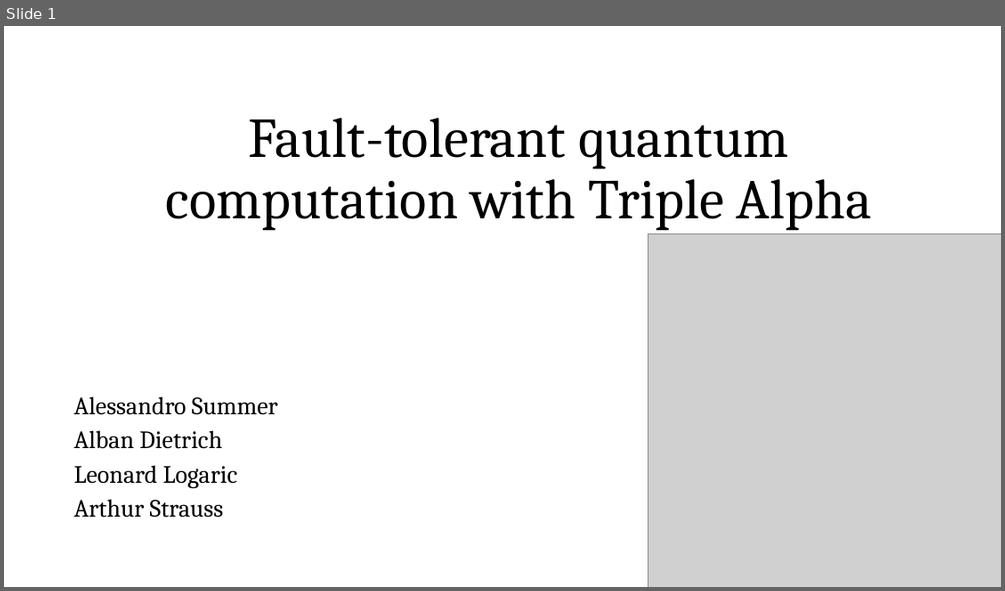
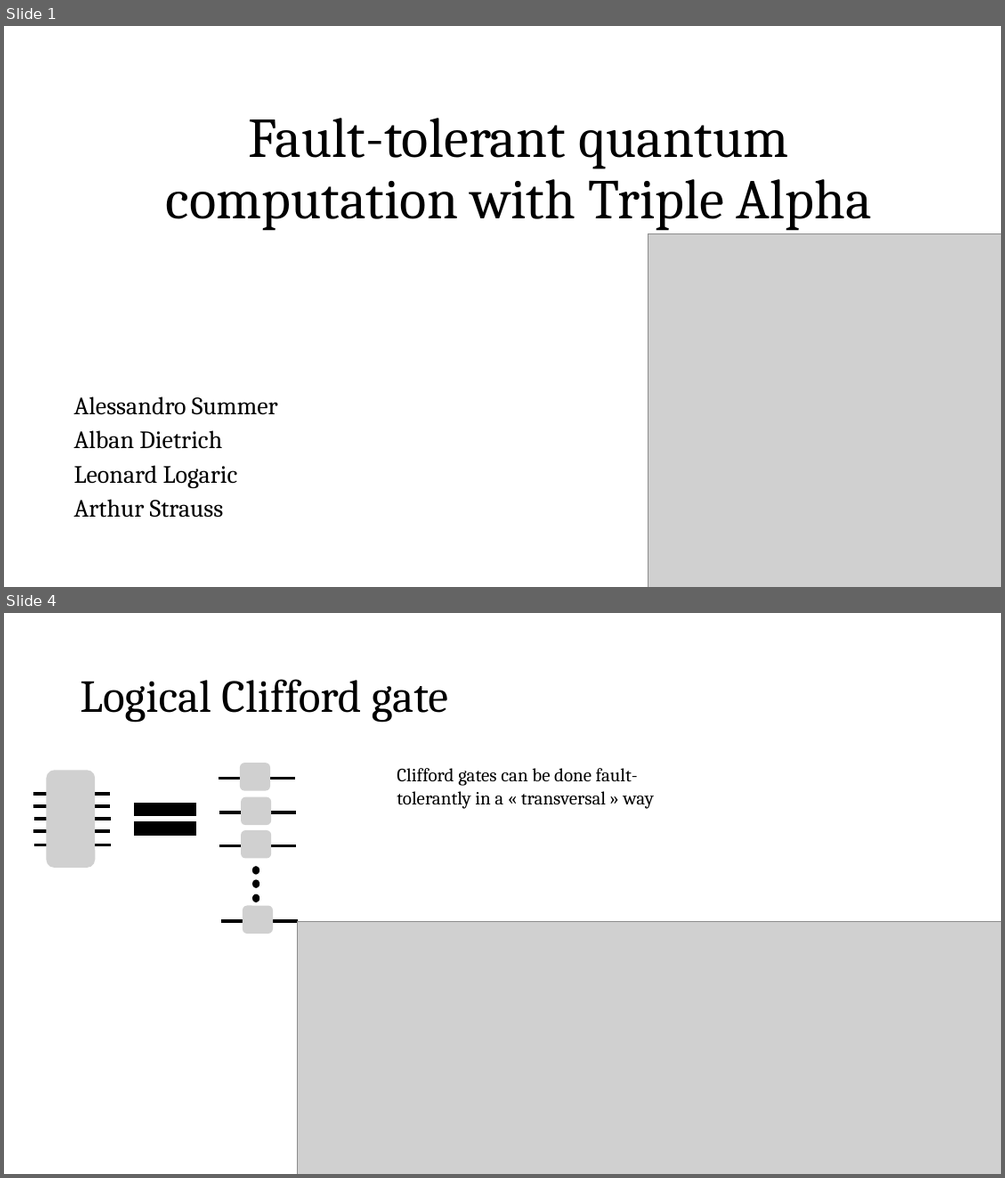
Before and after one commit to Alban999/Horizon_Quantum_Hackaton, a slide deck: Presentation.pptx. Shown one above the other, each under a label of ours: slide 1 before the commit, slides 1 and 4 after it; the slides between them are not shown. The pictures are 1005x591 and 1005x1178 pixels, drawn with LibreOffice and Linux fonts; fonts in the diff are those of the drawing; grey boxes stand for pictures. Boxes give left, top, right and bottom in pixels: in the first picture for what was removed or moved away, otherwise in the second. Text is boxed around its words. In the diff, an @@ line names an element or a change of style, - is before the commit and + after.

```diff
--- a/Presentation.pptx
+++ b/Presentation.pptx
@@ slide 4 added at (4,613,1001,1174), background #FFFFFF @@
@@ title added at (80,679,448,722), 44 pt, text #000000 @@
+Logical Clifford gate
@@ picture added at (47,770,96,868) @@
@@ picture added at (240,763,270,790) @@
@@ text added at (396,768,654,809), 18 pt, text #000000 @@
+Clifford gates can be done fault-tolerantly in a « transversal » way
@@ line added from (33, 794) to (110, 794), #000000 3 pt @@
@@ math equal added at (123,792,207,845), fill #000000, outline #000000 1 pt @@
@@ line added from (218, 779) to (295, 779), #000000 3 pt @@
@@ picture added at (241,797,272,825) @@
@@ line added from (33, 807) to (110, 807), #000000 3 pt @@
@@ line added from (34, 819) to (111, 819), #000000 3 pt @@
@@ line added from (219, 812) to (296, 812), #000000 3 pt @@
@@ line added from (33, 831) to (110, 831), #000000 3 pt @@
@@ line added from (34, 844) to (111, 844), #000000 3 pt @@
@@ line added from (219, 845) to (296, 845), #000000 3 pt @@
@@ picture added at (241,830,272,858) @@
@@ ellipse added at (253,867,259,874), fill #000000, outline #000000 1 pt @@
@@ picture added at (243,906,273,933) @@
@@ ellipse added at (253,880,259,887), fill #000000, outline #000000 1 pt @@
@@ ellipse added at (253,894,259,901), fill #000000, outline #000000 1 pt @@
@@ line added from (221, 921) to (297, 921), #000000 3 pt @@
@@ picture added at (297,921,1001,1174) @@
```
Also in this commit, not shown: 1 slide changed, 3 other slides added, 1 slide removed.
